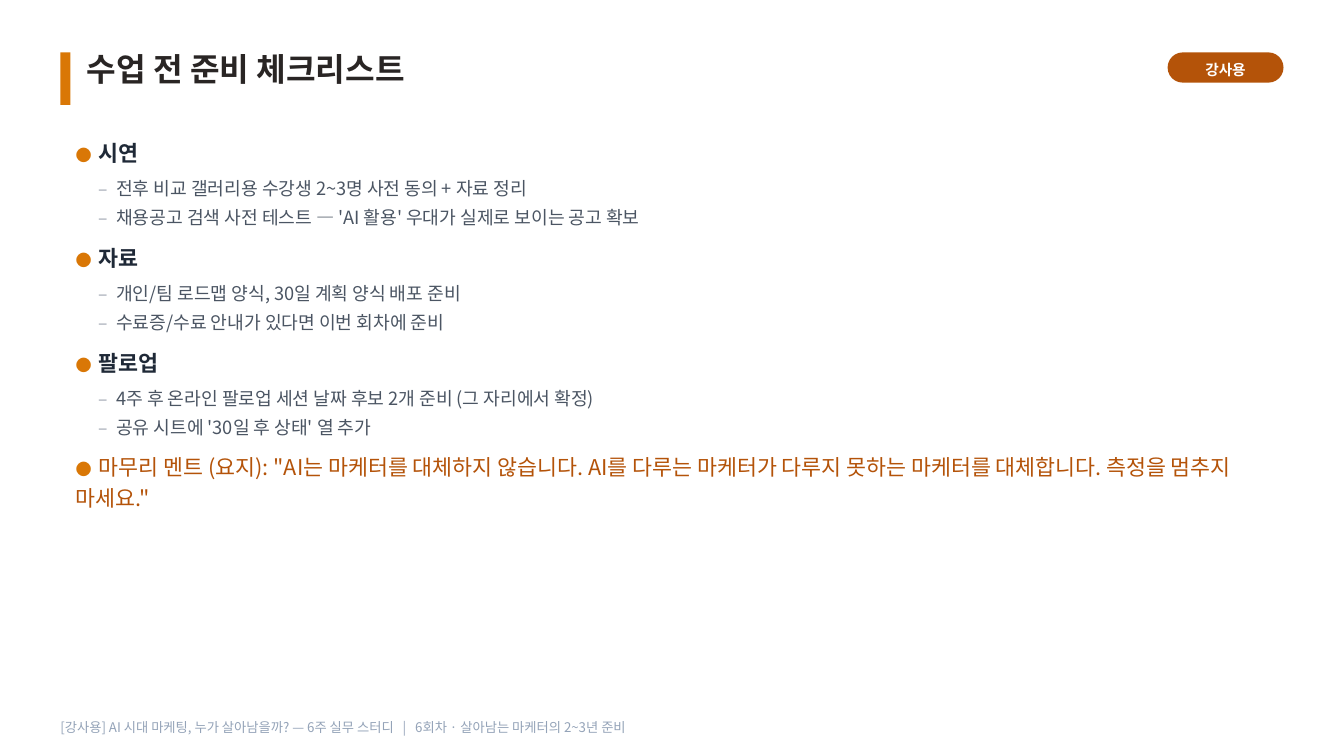
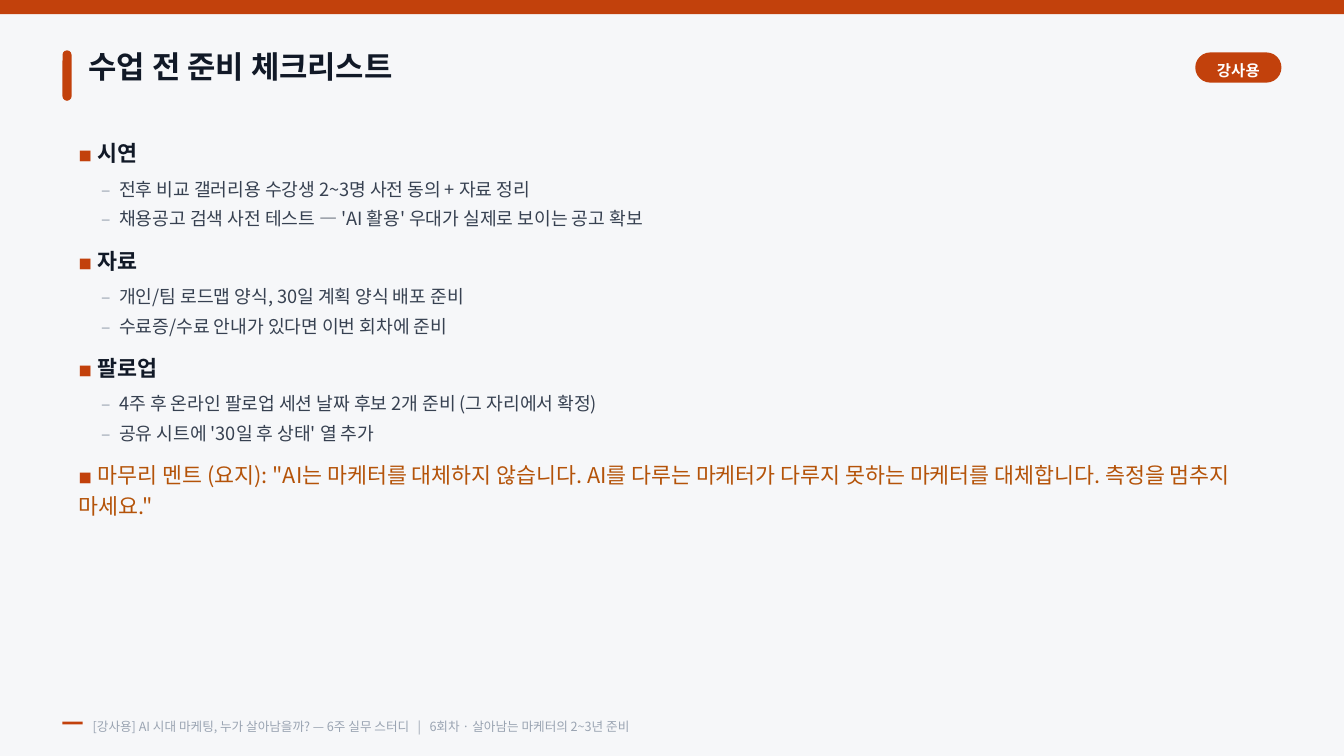
Before and after one commit to recon9973-lang/Design-resources-repository, a slide deck: slide 10 of ai-marketing-6week/강사용/6회차_강사용_미션_시연가이드.pptx (slide 9 before the commit). Drawn at 1344x756 pixels with LibreOffice and Linux fonts; fonts in the diff are those of the drawing. Boxes give left, top, right and bottom in pixels: in the first picture for what was removed or moved away, otherwise in the second. Text is boxed around its words. In the diff, an @@ line names an element or a change of style, - is before the commit and + after.

```diff
--- a/ai-marketing-6week/강사용/6회차_강사용_미션_시연가이드.pptx
+++ b/ai-marketing-6week/강사용/6회차_강사용_미션_시연가이드.pptx
@@ rectangle added at (0, 0, 1344, 756), fill #F6F7F9 @@
@@ rectangle added at (0, 0, 1344, 14), fill #C2410C @@
@@ rectangle removed at (60, 52, 71, 105) @@
@@ rounded rectangle added at (63, 50, 72, 101), fill #C2410C @@
@@ text "수업 전 준비 체크리스트" at (89, 52, 392, 81): size 23 to 22 pt, text colour #292524 to #111927; line spacing 1.12 to 1.14 @@
@@ text "강사용": place and size @@
-text "강사용" at (1205, 62, 1245, 77)
+text "강사용" at (1217, 63, 1260, 78)
@@ text "강사용" at (1217, 63, 1260, 78): size 10.5 to 11 pt, letter spacing 0 to 0.2 pt; line spacing 1.12 to 1.14 @@
@@ rounded rectangle: place and size @@
-rounded rectangle at (1168, 52, 1284, 83)
+rounded rectangle at (1196, 52, 1281, 83)
@@ rounded rectangle at (1196, 52, 1281, 83): fill #B45309 to #C2410C @@
@@ text at (98, 142, 138, 163): text changed; text colour #1F2937 to #111927 @@
-● 시연
+■ 시연
@@ text at (119, 181, 642, 442): text colour #9CA3AF to #9AA4B2 in "–", "–", "–", "–" and 2 more places; text colour #4B5563 to #374151 in "전후 비교 갤러리용 수강생 2~3명 사전 동의 ...", "채용공고 검색 사전 테스트 — 'AI 활용' ...", "개인/팀 로드맵 양식, 30일 계획 양식 배포 ...", "수료증/수료 안내가 있다면 이번 회차에 준비" and 2 more places; line spacing 1.15 to 1.16 @@
@@ text at (98, 251, 138, 271): text changed; text colour #1F2937 to #111927 @@
-● 자료
+■ 자료
@@ text at (98, 358, 158, 378): text changed; text colour #1F2937 to #111927 @@
-● 팔로업
+■ 팔로업
@@ text at (79, 465, 1230, 516): text changed @@
-● 마무리 멘트 (요지): "AI는 마케터를 대체하지 않습니다. AI를 다루는 마케터가 다루지 못하는 마케터를 대체합니다. 측정을 멈추지 마세요."
+■ 마무리 멘트 (요지): "AI는 마케터를 대체하지 않습니다. AI를 다루는 마케터가 다루지 못하는 마케터를 대체합니다. 측정을 멈추지 마세요."
@@ text "[강사용] AI 시대 마케팅, 누가 ...": place and size @@
-text "[강사용] AI 시대 마케팅, 누가 ..." at (60, 721, 625, 734)
+text "[강사용] AI 시대 마케팅, 누가 ..." at (93, 720, 629, 733)
@@ text "[강사용] AI 시대 마케팅, 누가 ..." at (93, 720, 629, 733): size 9.5 to 9 pt, text colour #94A3B8 to #9AA4B2; line spacing 1.12 to 1.14; vertical alignment top to middle @@
@@ rectangle added at (63, 722, 83, 725), fill #C2410C @@
```
Also in this commit, not shown: 8 other slides changed, 1 slide added, 14 other files.
